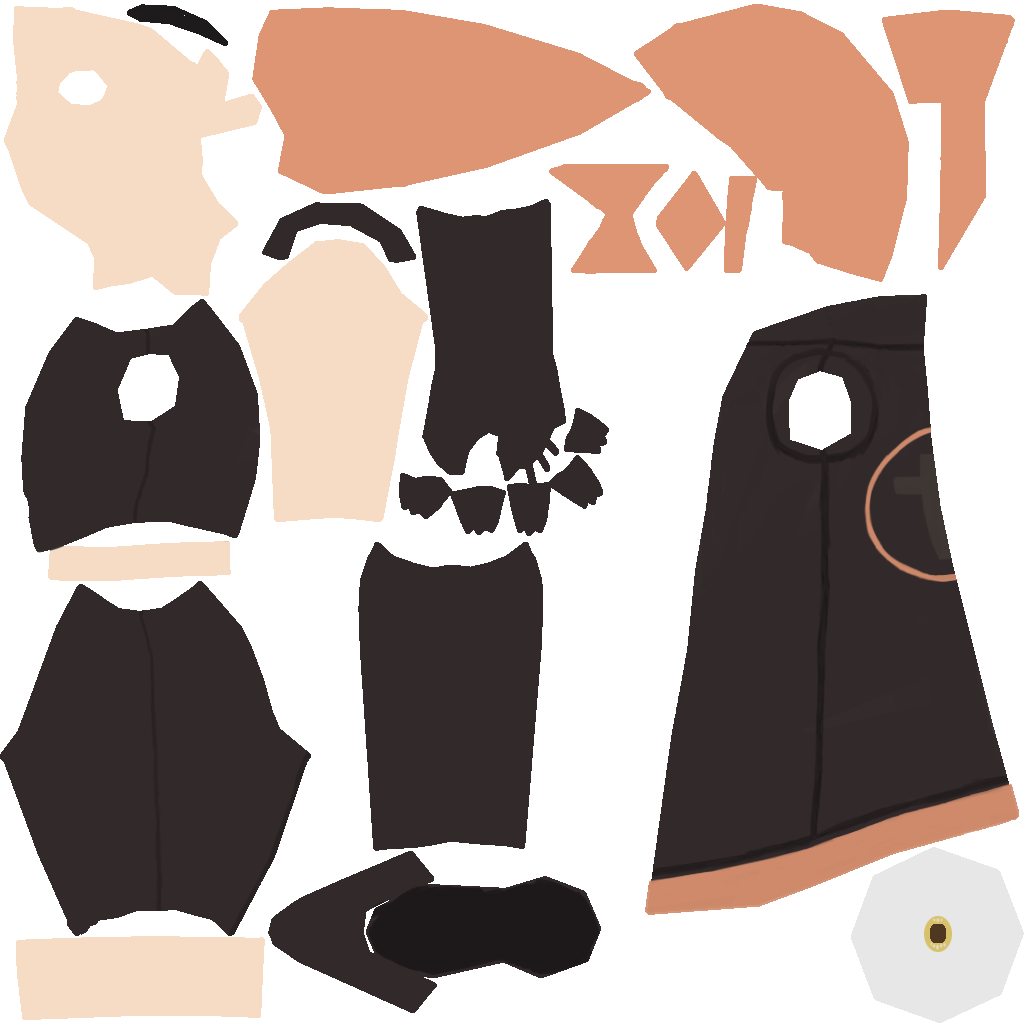
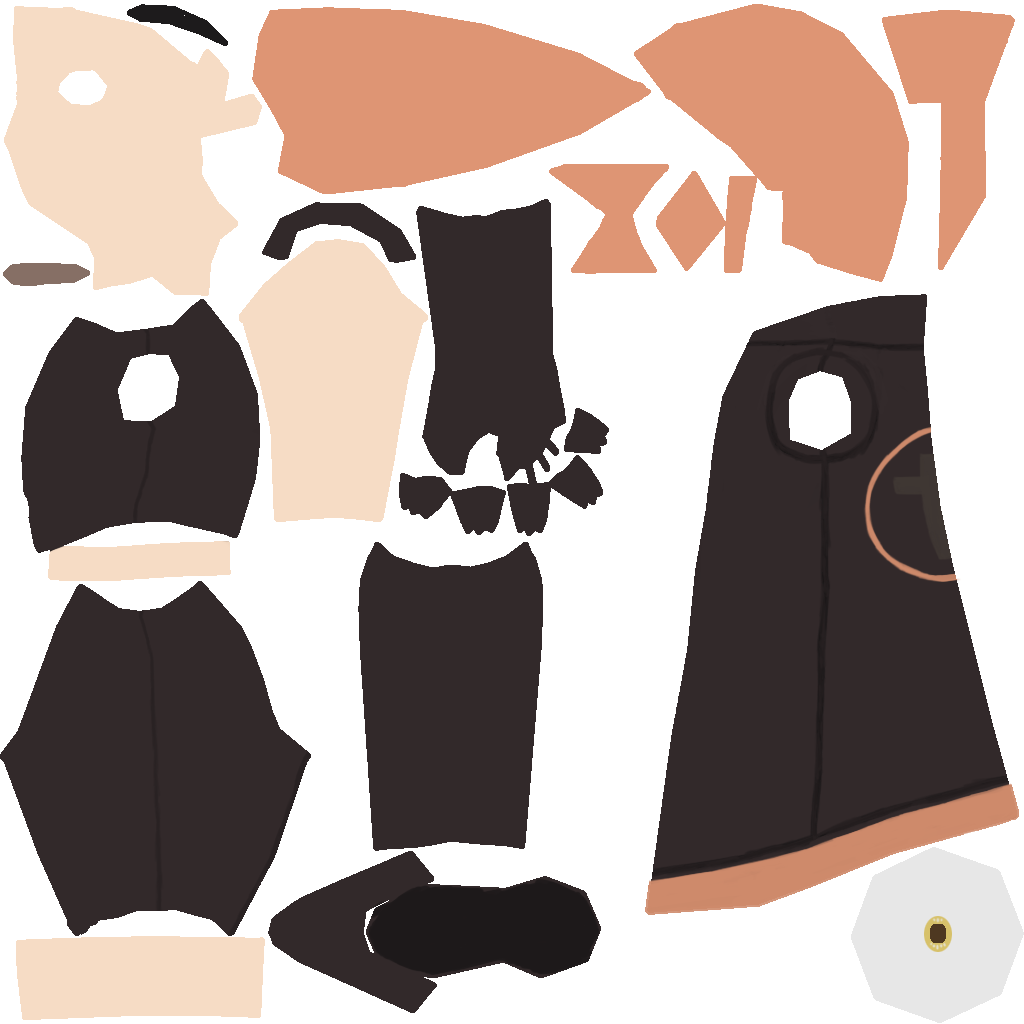
The second 1024×1024 image is a revision of the first. Changes to its layers:
added group "eyebrows" with 1 layers above "hair_band" over [3, 263, 90, 286]
added layer "base" (1st of 9, in "eyebrows") in group "eyebrows" over [3, 263, 90, 286]
showed "uv_map mask", painted on it over [3, 263, 1009, 785]
